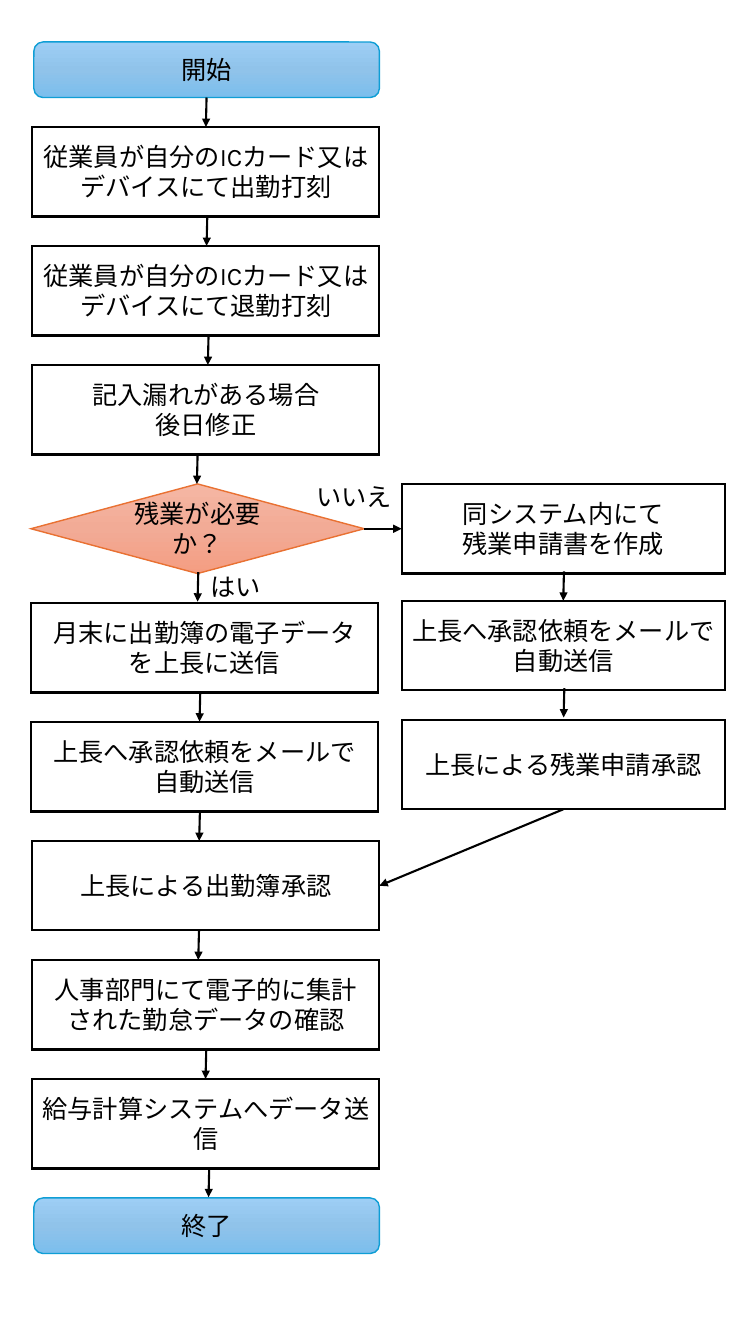
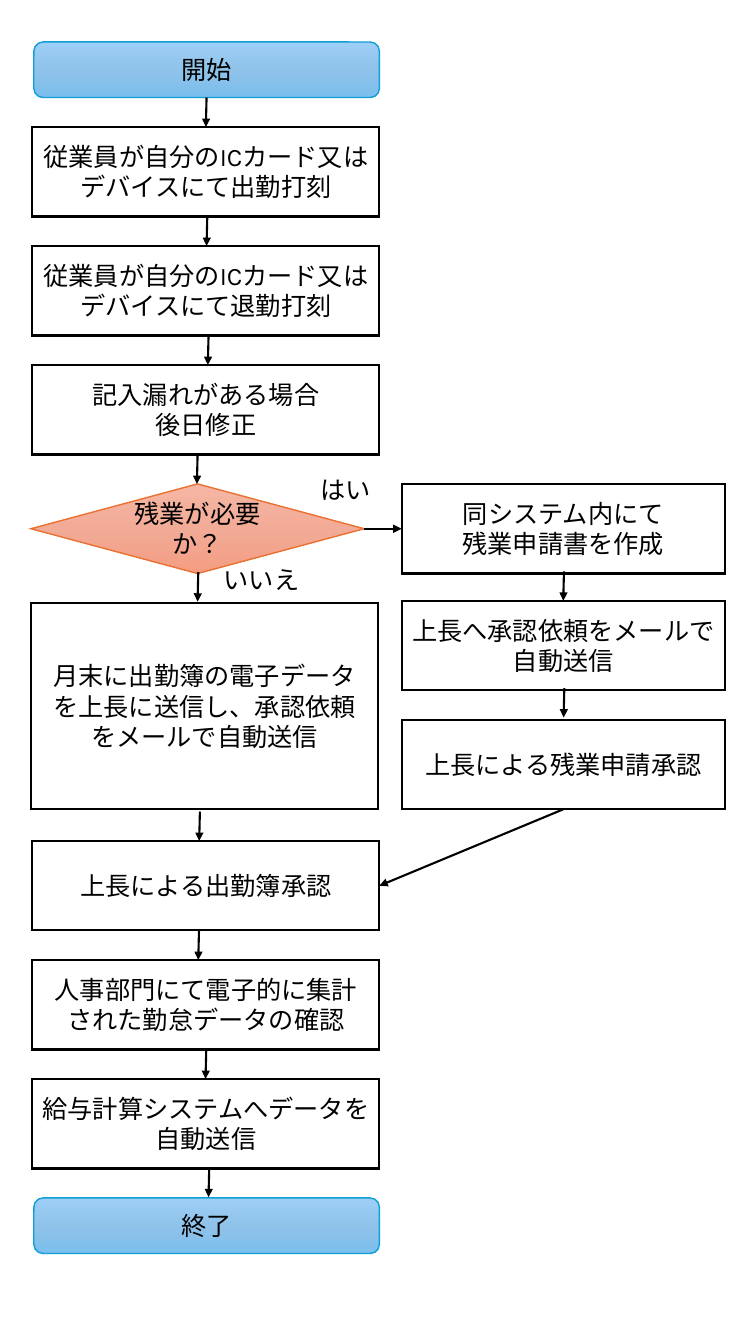
Before and after one commit to ryotarotoki/01_Attendance, a slide deck: slide 1 of 業務フロー（改善後）.pptx. Drawn at 756x1344 pixels with LibreOffice and Linux fonts; fonts in the diff are those of the drawing. Boxes give left, top, right and bottom in pixels: in the first picture for what was removed or moved away, otherwise in the second. Text is boxed around its words. In the diff, an @@ line names an element or a change of style, - is before the commit and + after.

```diff
--- a/業務フロー（改善後）.pptx
+++ b/業務フロー（改善後）.pptx
@@ text "はい" rewrapped from box(210, 570, 260, 597) to box(321, 479, 371, 500) @@
@@ text "いいえ" rewrapped from box(316, 486, 392, 507) to box(224, 564, 300, 590) @@
@@ rectangle "月末に出勤簿の電子データを上長に送信し、承認依頼をメールで自動送信": place and size @@
-rectangle "月末に出勤簿の電子データを上長に送信し、承認依頼をメールで自動送信" at box(31, 603, 378, 692)
+rectangle "月末に出勤簿の電子データを上長に送信し、承認依頼をメールで自動送信" at box(31, 603, 378, 809)
@@ text in rectangle at box(53, 663, 355, 748): text changed @@
-月末に出勤簿の電子データを上長に送信
+月末に出勤簿の電子データを上長に送信し、承認依頼をメールで自動送信
@@ arrow removed from (201, 692) to (200, 722) @@
@@ rectangle removed at box(31, 722, 378, 811) @@
-上長へ承認依頼をメールで自動送信
@@ text in rectangle at box(42, 1096, 369, 1150): text changed @@
-給与計算システムへデータ送信
+給与計算システムへデータを自動送信
```
Also in this commit, not shown: 3 other files.
